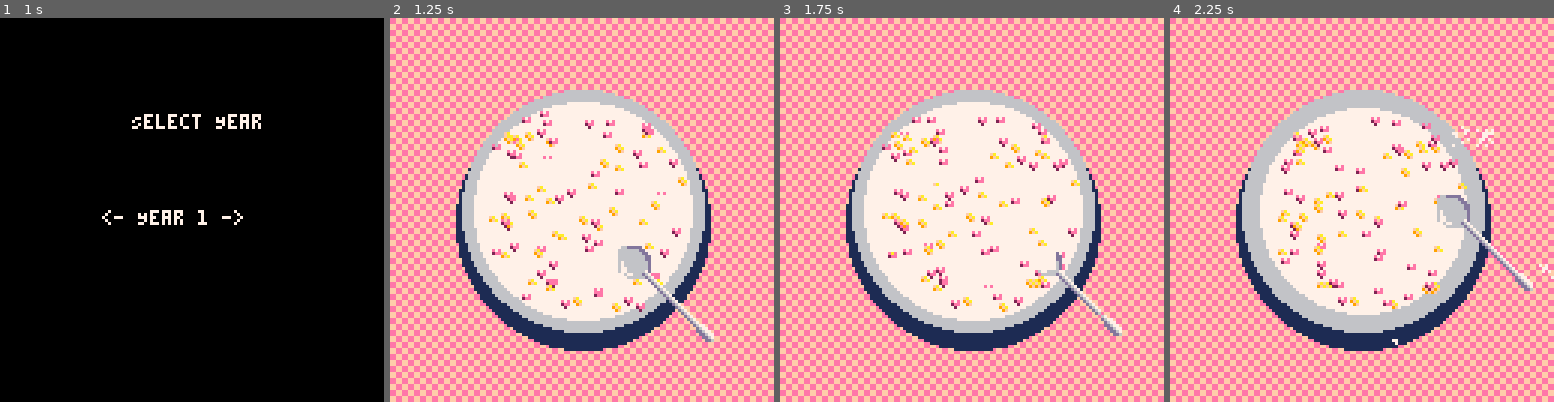
Above: before the commit, frames 1-4 (left to right).
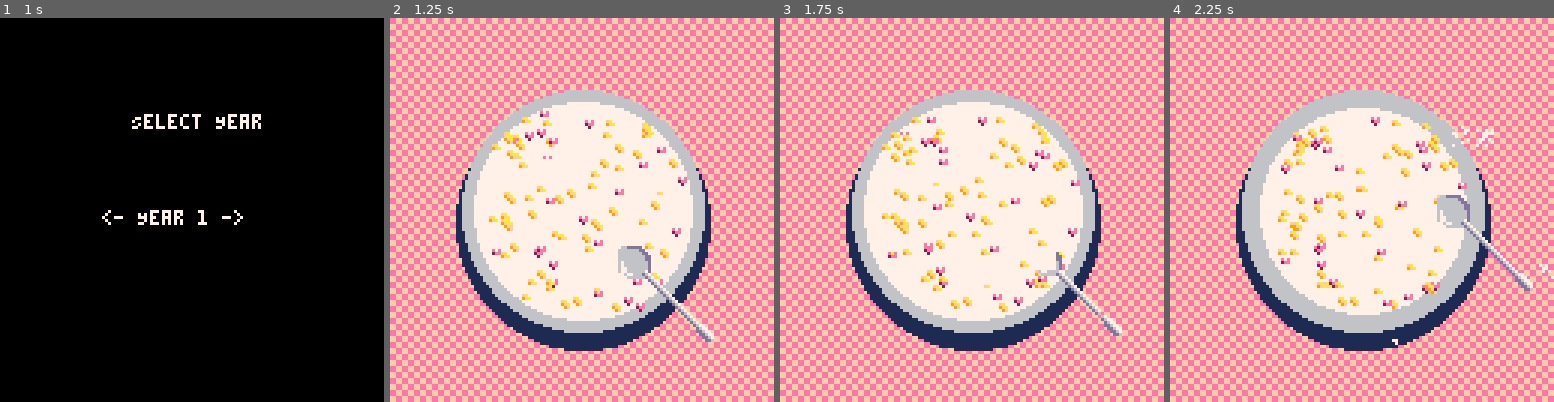
Above: after the commit, the same moments.

Repository: oddgoo/pico8-games
Game: PICO-8 cartridge cereal-eater.p8
Two runs of this game, one before a commit and one after it. Both use one fixed random seed, a clock stepped at 60 frames per second and the inputs below.
Inputs:
- Up to frame 1 (1 s): tap X (X key) at 0.33 s; tap O (Z key) at 0.7 s
- Up to frame 2 (1.25 s): tap X (X key) at 1.07 s
- Up to frame 3 (1.75 s): hold Right from 1.6 s (still down); tap O (Z key) at 1.7 s
- Up to frame 4 (2.25 s): tap X (X key) at 1.85 s; release Right at 2.1 s; tap O (Z key) at 2.1 s; hold Up from 2.15 s (still down)

Frame 1 is identical in both runs. In frame 2, 1.5% of the frame differs, in the area x 26-78%, y 25-76%; in frame 3, 1.7%, in the area x 26-79%, y 25-76%; in frame 4, 1.6%.

Commit message:
-Randomly select one of the two sprites for the flakes, but more likely the first one. -New Sprites

Diff:
--- a/cereal-eater.p8
+++ b/cereal-eater.p8
@@ -161,7 +161,7 @@
             x = 64-radius+rnd(radius*2),
             y = 64-radius+rnd(radius*2),
             a = {x=rnd(4)-2, y=rnd(4)-2},
-            s = year.flakes[flr(rnd(2))+1], -- Randomly select one of the two sprites
+            s = year.flakes[flr(rnd(1.4))+1], -- Randomly select one of the two sprites, but more likely the first one.
             b = rnd(6)
         })
     end
@@ -333,21 +333,21 @@
 splash_s[12] = {x=70,y=0,w=2,h=2}
 
 __gfx__
-000000000000000000000000000000000000000009000e0e00000000000000007707000700070000000070000000000070700000070007000070000000000000
-0000000000000000d00000000000000000000000499002ee00000000000000000700007007077000000007700700707007700000007777770700000000000000
-0070070000000000dd00000000000000000000000400002000000000000000000000000007777777077007000007777007070000077777777770000000000000
+000000000000000000000000000000000000000009000e0e0490001500000a007707000700070000000070000000000070700000070007000070000000000000
+0000000000000000d00000000000000000000000499002ee24900115070000000700007007077000000007700700707007700000007777770700000000000000
+0070070000000000dd00000000000000000000000400002022000010000000090000000007777777077007000007777007070000077777777770000000000000
 00077000000000006dd0000000000000000000000000000000000000000000000000707007777770007000000007700000000700077777777000000000000000
 00077000000000006dd0000000000000000000000000000000000000000000007007770077777700000000700077070000007700777777777700000000000000
-007007000000000066d0000000000000000000003bb00fa000000000000000000700777700777700000070000070007000000000070777777000000000000000
-000000000000000066d00000000000000000000003b009fa00000000000000000000777707070000070000000700700000000070000777777770000000000000
-000000000000000066d0000000000000000000000030009f00000000000000000007077000000070000000000000000000000000000777777700000000000000
+007007000000000066d0000000000000000000003bb00fa000700000000000000700777700777700000070000070007000000000070777777000000000000000
+000000000000000066d00000000000000000000003b009fa099000b0000000000000777707070000070000000700700000000070000777777770000000000000
+000000000000000066d0000000000000000000000030009f4000030b000000000007077000000070000000000000000000000000000777777700000000000000
 066ddddd0677666667d0000000000000000000000000000000000000000000000000000000000000000000000000000000000000007077770000000000000000
-666666dd00677666d670000000000000000000000000000000000000000000000000000000000000000000000000000000000000000000700000000000000000
-66666666000666666d67000000000000000000000000000000000000000000000000000000000000000000000000000000000000000000000000000000000000
-666666660000000000d6700000000000000000000000000000000000000000000000000000000000000000000000000000000000000000000000000000000000
-6666666600000000000d670000000000000000000000000000000000000000000000000000000000000000000000000000000000000000000000000000000000
-67666666000000000000d67000000000000000000000000000000000000000000000000000000000000000000000000000000000000000000000000000000000
-676666660000000000000d6700000000000000000000000000000000000000000000000000000000000000000000000000000000000000000000000000000000
+666666dd00677666d6700000000000000000000003b003b003b003b0000000000000000000000000000000000000000000000000000000700000000000000000
+66666666000666666d67000000000000000000003073307330733073000000000000000000000000000000000000000000000000000000000000000000000000
+666666660000000000d6700000000000000000003003300330033003000000000000000000000000000000000000000000000000000000000000000000000000
+6666666600000000000d67000000000000000000e333333ee303303e000000000000000000000000000000000000000000000000000000000000000000000000
+67666666000000000000d67000000000000000000300003003300330000000000000000000000000000000000000000000000000000000000000000000000000
+676666660000000000000d6700000000000000000033330000333300000000000000000000000000000000000000000000000000000000000000000000000000
 6776666600000000000000d670000000000000000000000000000000000000000000000000000000000000000000000000000000000000000000000000000000
 00000000000000000000000d67000000000000000000000000000000000000000000000000000000000000000000000000000000000000000000000000000000
 000000000000000000000000d6700000000000000000000000000000000000000000000000000000000000000000000000000000000000000000000000000000
